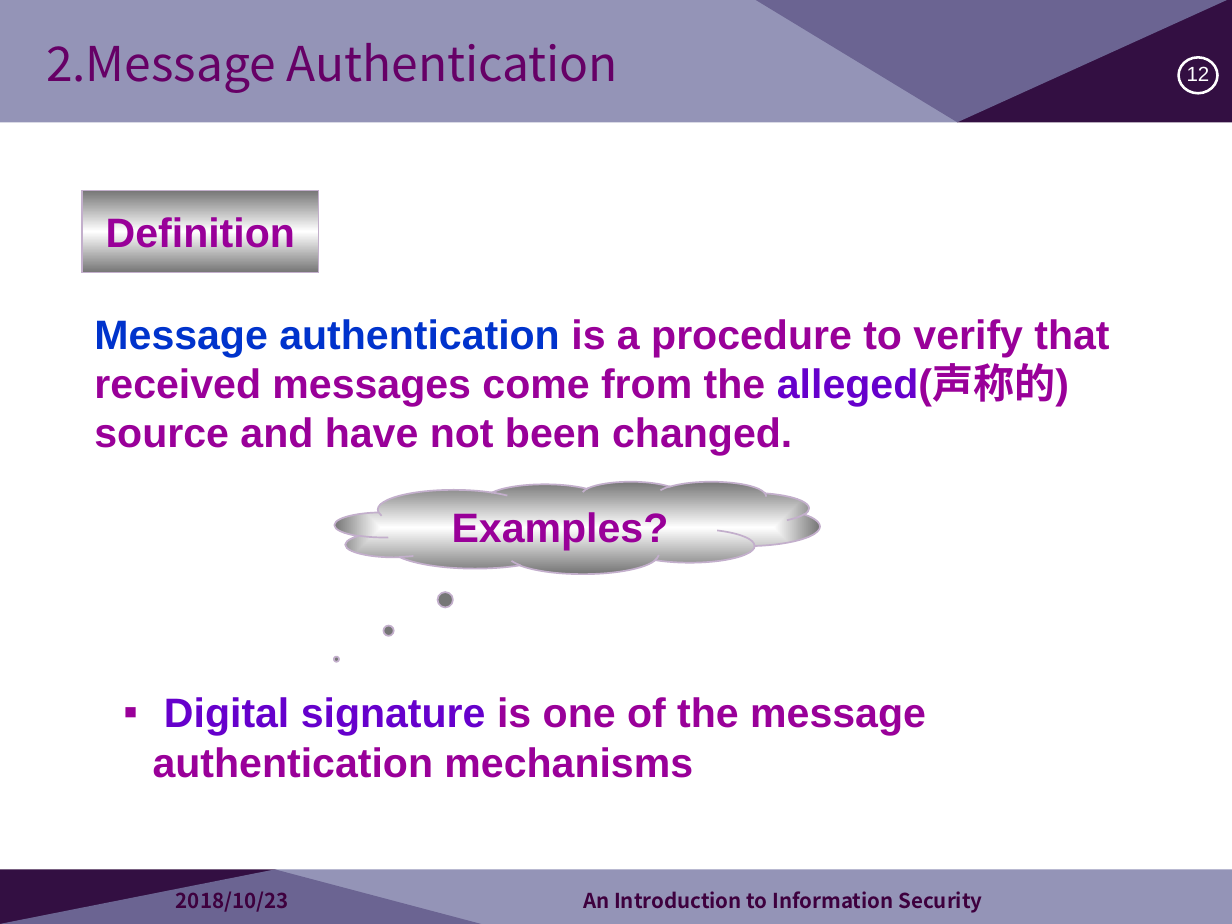
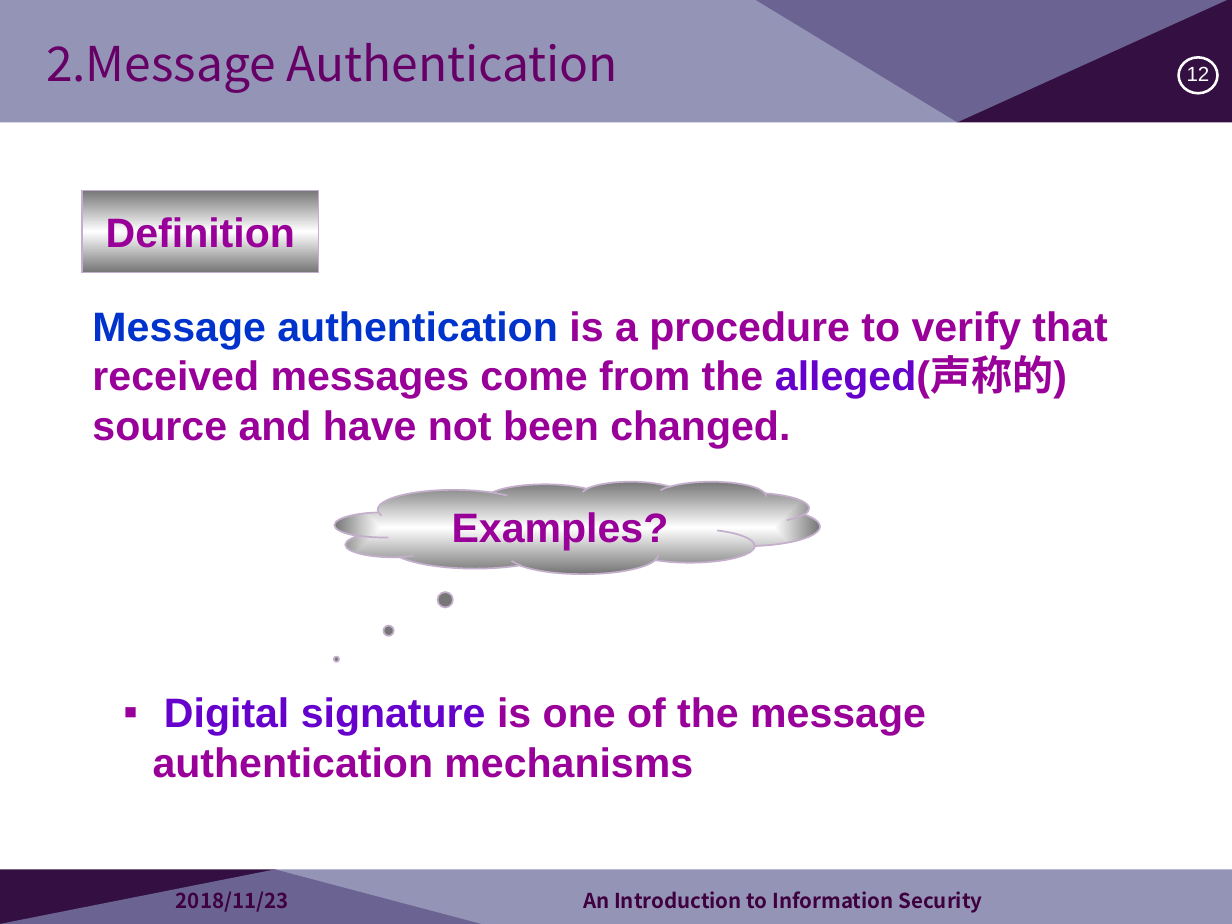
Before and after one commit to YYYYWD/Common, a slide deck: slide 12 of 大三上课件/信息安全导论/2017 Lecture 12.pptx. Drawn at 1232x924 pixels with LibreOffice and Linux fonts; fonts in the diff are those of the drawing; background and template pictures are left out. Boxes give left, top, right and bottom in pixels: in the first picture for what was removed or moved away, otherwise in the second. Text is boxed around its words. In the diff, an @@ line names an element or a change of style, - is before the commit and + after.

```diff
--- a/大三上课件/信息安全导论/2017 Lecture 12.pptx
+++ b/大三上课件/信息安全导论/2017 Lecture 12.pptx
@@ text "Message authentication is a procedure ...": place and size @@
-text "Message authentication is a procedure ..." at (94, 319, 1109, 456)
+text "Message authentication is a procedure ..." at (92, 311, 1107, 448)
@@ text at (176, 887, 289, 912): text changed @@
-2018/10/23
+2018/11/23
```
Also in this commit, not shown: 34 other slides changed, 22 other files.
